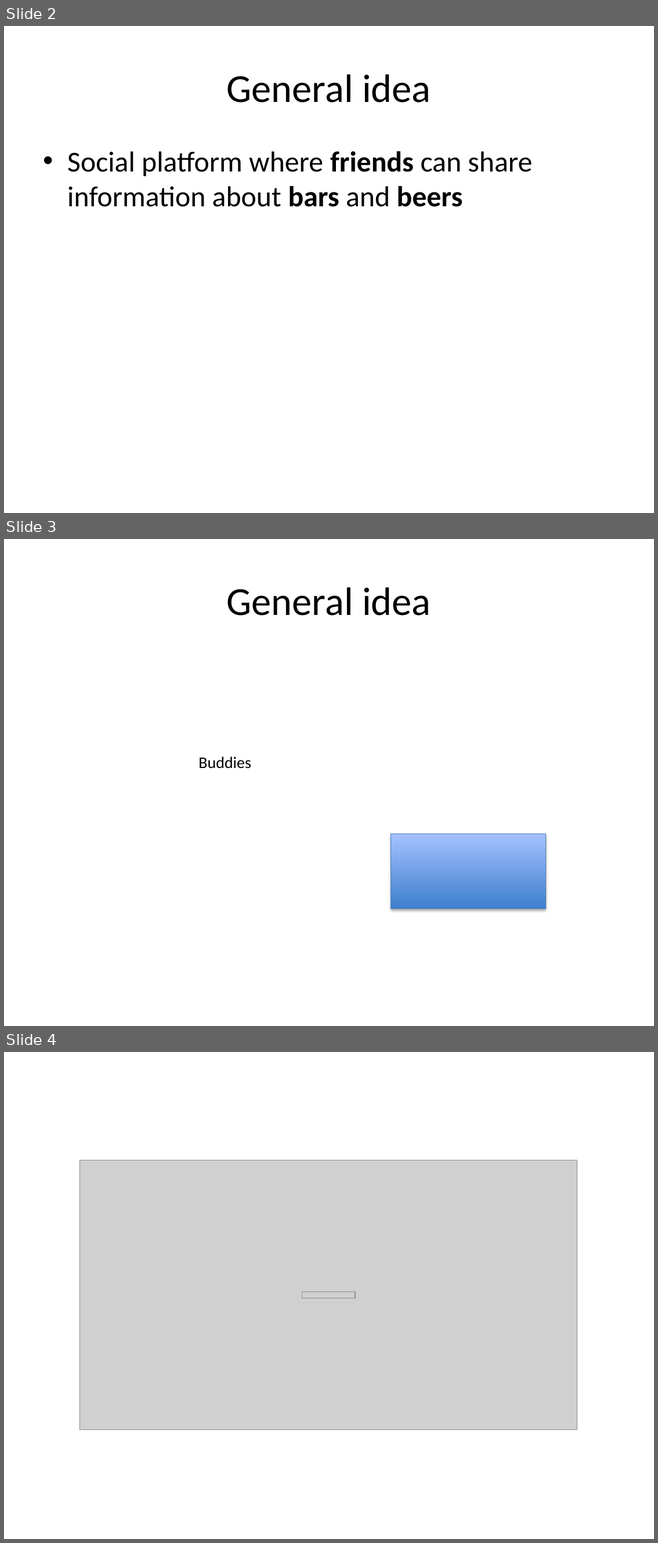
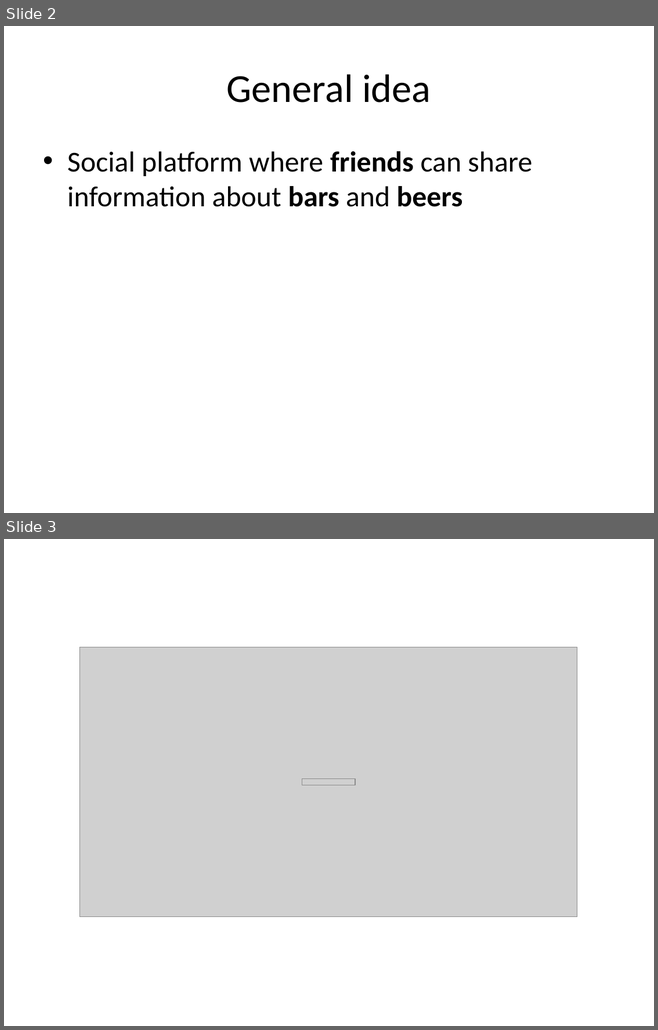
Before and after one commit to plibin-vub/WIS-project, a slide deck: doc/deliverables/presentation-1/WISPresentatie.pptx. Shown one above the other, each under a label of ours: slides 2, 3 and 4 before the commit, slides 2 and 3 after it. The pictures are 658x1543 and 658x1030 pixels, drawn with LibreOffice and Linux fonts; fonts in the diff are those of the drawing; grey boxes stand for pictures. Boxes give left, top, right and bottom in pixels: in the first picture for what was removed or moved away, otherwise in the second. Text is boxed around its words. In the diff, an @@ line names an element or a change of style, - is before the commit and + after.

```diff
--- a/doc/deliverables/presentation-1/WISPresentatie.pptx
+++ b/doc/deliverables/presentation-1/WISPresentatie.pptx
@@ slide 3 removed at [4, 539, 654, 1026], background #FFFFFF @@
@@ title removed at [227, 587, 430, 616] @@
-General idea
@@ text removed at [198, 756, 251, 769] @@
-Buddies
@@ rectangle removed at [390, 834, 545, 908] @@
@@ what was slide 4 is now slide 3 @@
```
Also in this commit, not shown: 1 slide changed.
